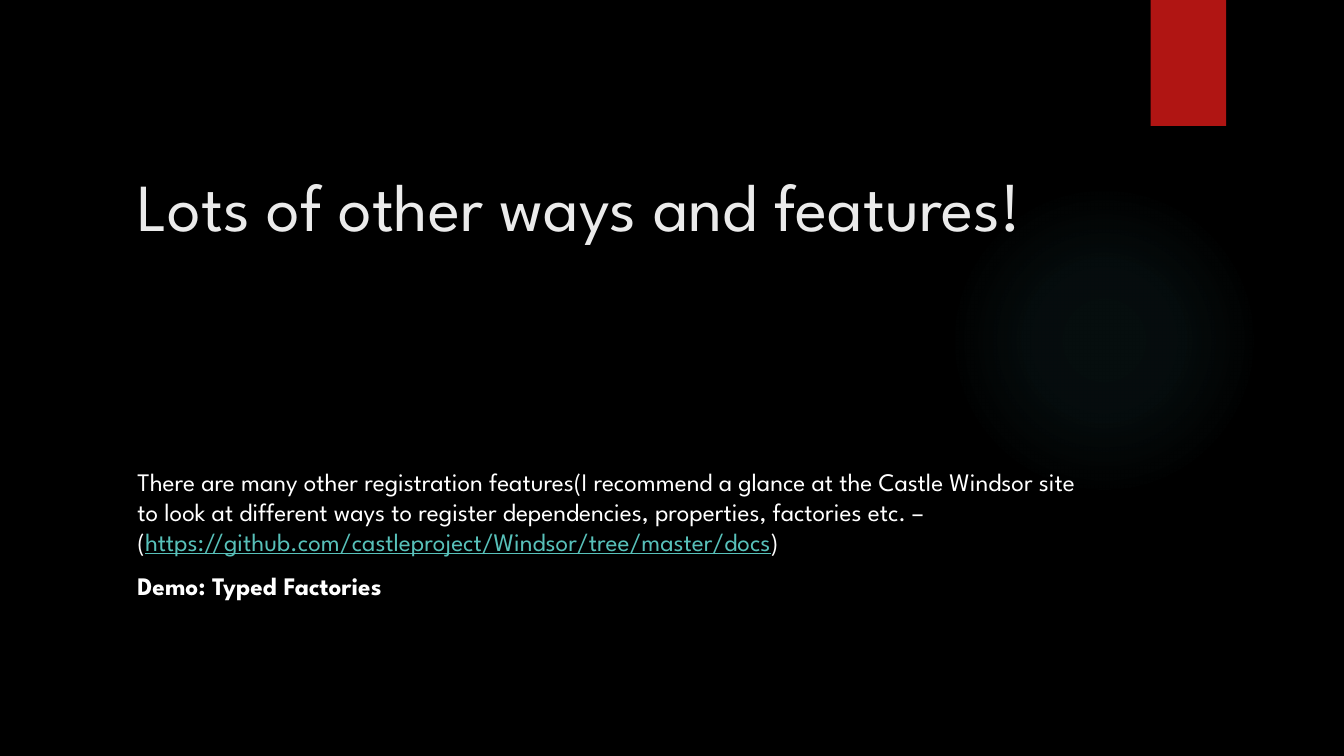
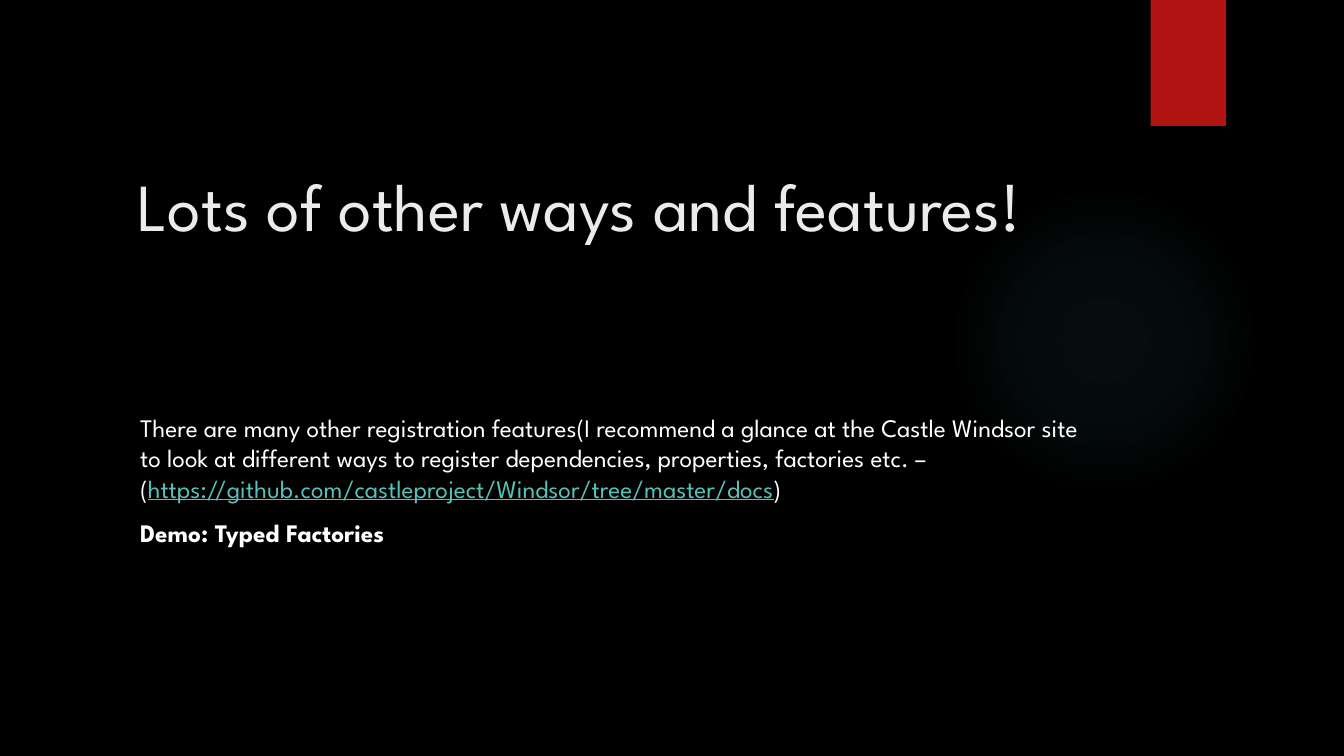
Before and after one commit to jscanlon77/dependency-injection, a slide deck: slide 10 of Castle Windsor Inversion of Control.pptx. Drawn at 1344x756 pixels with LibreOffice and Linux fonts; fonts in the diff are those of the drawing; background and template pictures are left out. Boxes give left, top, right and bottom in pixels: in the first picture for what was removed or moved away, otherwise in the second. Text is boxed around its words. In the diff, an @@ line names an element or a change of style, - is before the commit and + after.

```diff
--- a/Castle Windsor Inversion of Control.pptx
+++ b/Castle Windsor Inversion of Control.pptx
@@ text "There are many other registration ...": place and size @@
-text "There are many other registration ..." at (137,473,1075,601)
+text "There are many other registration ..." at (140,419,1078,548)
```
Also in this commit, not shown: 7 other slides changed, 2 slides added, 2 slides removed.
